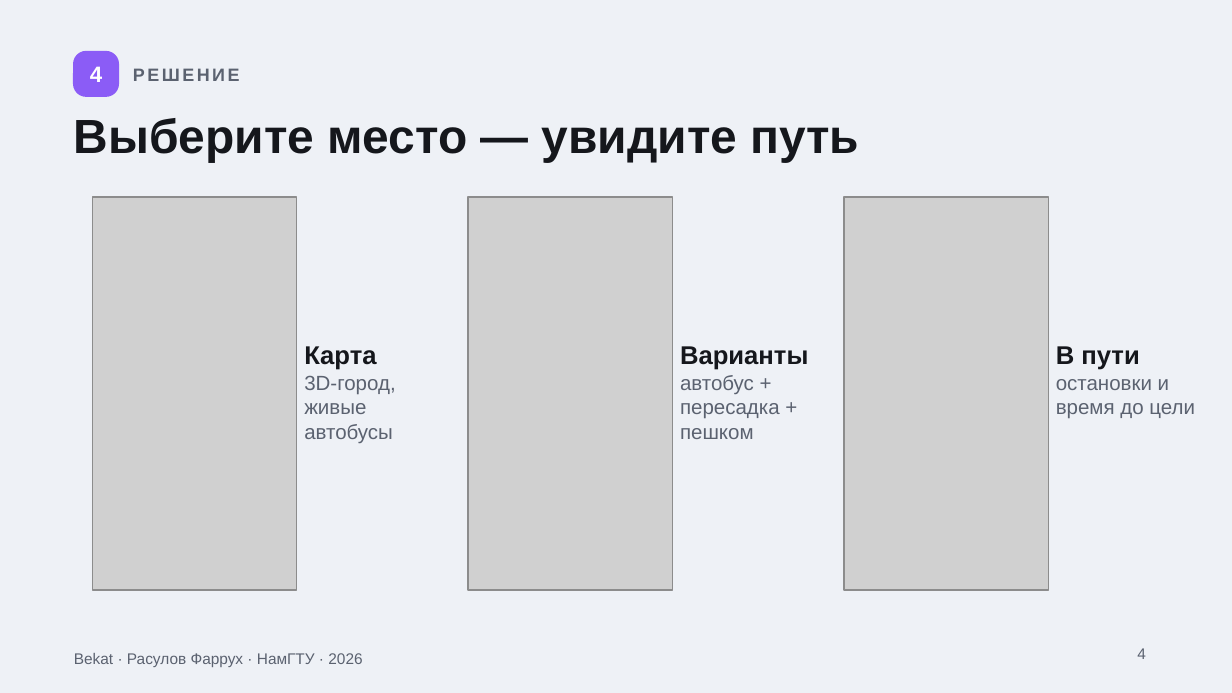
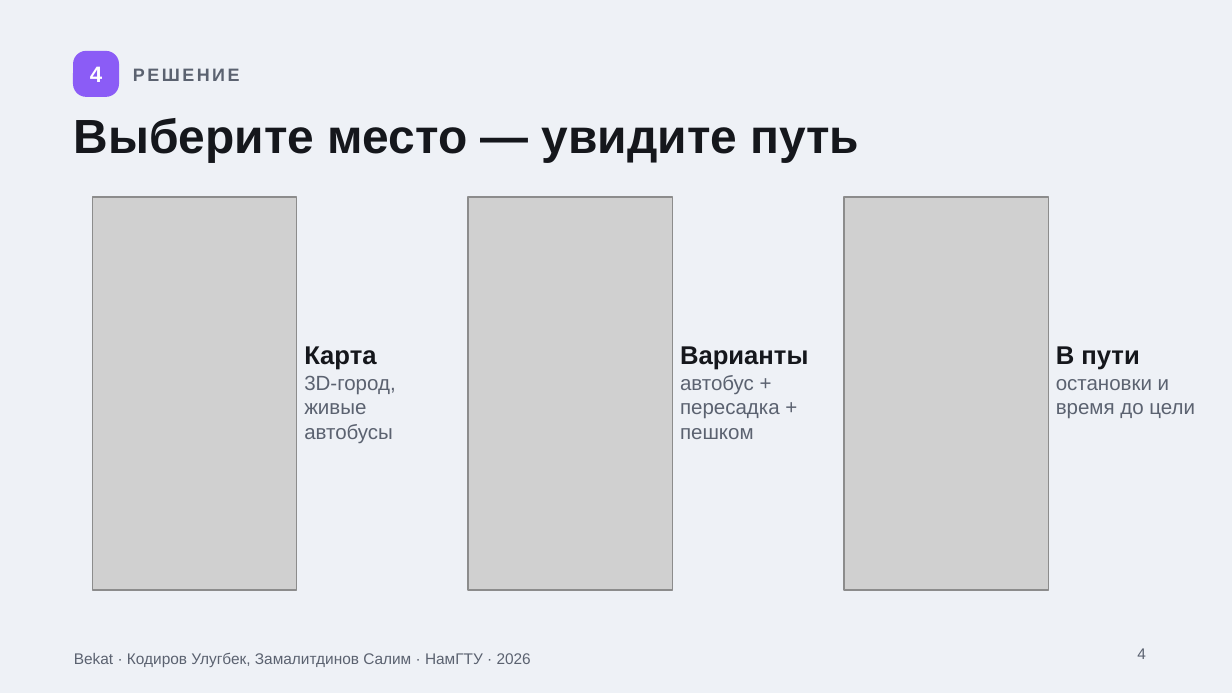
Before and after one commit to SERBErGAME/Bekat, a slide deck: slide 4 of docs/Bekat_Prezentatsiya_RU.pptx. Drawn at 1232x693 pixels with LibreOffice and Linux fonts; fonts in the diff are those of the drawing; grey boxes stand for pictures. Boxes give left, top, right and bottom in pixels: in the first picture for what was removed or moved away, otherwise in the second. Text is boxed around its words. In the diff, an @@ line names an element or a change of style, - is before the commit and + after.

```diff
--- a/docs/Bekat_Prezentatsiya_RU.pptx
+++ b/docs/Bekat_Prezentatsiya_RU.pptx
@@ text at (74, 653, 531, 667): text changed @@
-Bekat · Расулов Фаррух · НамГТУ · 2026
+Bekat · Кодиров Улугбек, Замалитдинов Салим · НамГТУ · 2026
```
Also in this commit, not shown: 13 other slides changed, 3 other files.
